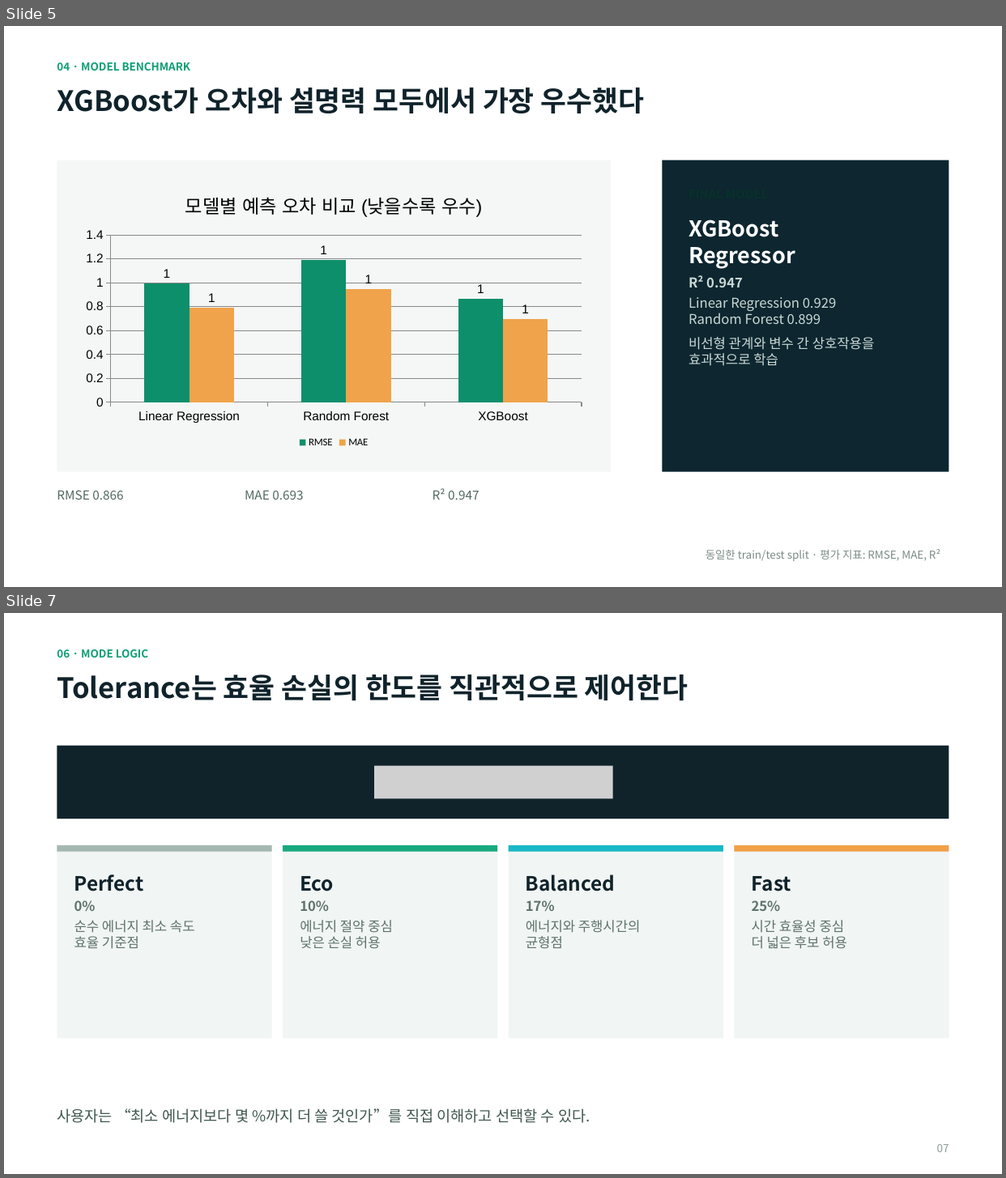
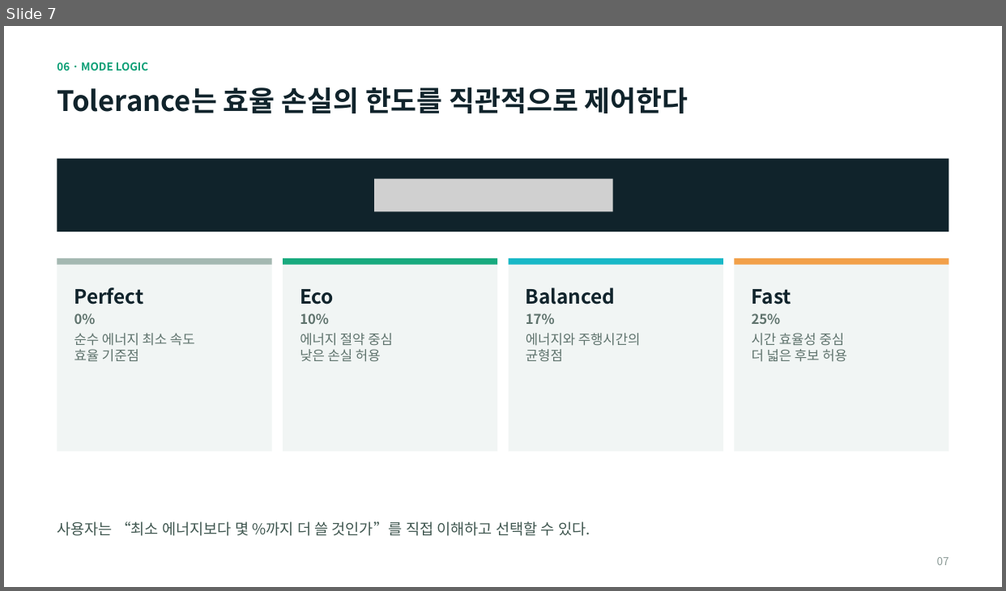
Before and after one commit to jannie601H/gg1th_ml_basic, a slide deck: Docs/EV speed advisor.pptx. Shown one above the other, each under a label of ours: slides 5 and 7 before the commit, slide 7 after it; the slides between them are not shown. The pictures are 1006x1178 and 1006x591 pixels, drawn with LibreOffice and Linux fonts; fonts in the diff are those of the drawing; grey boxes stand for pictures. Boxes give left, top, right and bottom in pixels: in the first picture for what was removed or moved away, otherwise in the second. Text is boxed around its words. In the diff, an @@ line names an element or a change of style, - is before the commit and + after.

```diff
--- a/Docs/EV speed advisor.pptx
+++ b/Docs/EV speed advisor.pptx
@@ slide 5 removed at bbox=[4, 26, 1002, 587], background #FFFFFF @@
@@ text removed at bbox=[57, 62, 191, 71] @@
-04 · MODEL BENCHMARK
@@ text removed at bbox=[57, 88, 645, 113] @@
-XGBoost가 오차와 설명력 모두에서 가장 우수했다
@@ rectangle removed at bbox=[57, 160, 612, 472] @@
@@ rectangle removed at bbox=[662, 160, 948, 472] @@
@@ column chart removed at bbox=[76, 179, 592, 452] @@
-title "모델별 예측 오차 비교 (낮을수록 우수)"
-categories: Linear Regression, Random Forest, XGBoost
-RMSE: 1, 1, 1
-MAE: 1, 1, 1
@@ text removed at bbox=[688, 220, 795, 269] @@
-XGBoost
-Regressor
@@ text removed at bbox=[688, 275, 743, 288] @@
-R² 0.947
@@ text removed at bbox=[688, 297, 837, 324] @@
-Linear Regression 0.929
-Random Forest 0.899
@@ text removed at bbox=[688, 337, 875, 366] @@
-비선형 관계와 변수 간 상호작용을 효과적으로 학습
@@ text removed at bbox=[57, 490, 123, 500] @@
-RMSE 0.866
@@ text removed at bbox=[245, 490, 303, 500] @@
-MAE 0.693
@@ text removed at bbox=[432, 489, 479, 500] @@
-R² 0.947
@@ text removed at bbox=[705, 549, 940, 561] @@
-동일한 train/test split · 평가 지표: RMSE, MAE, R²
```
Also in this commit, not shown: 6 slides changed, 1 slide added, 1 other file.
